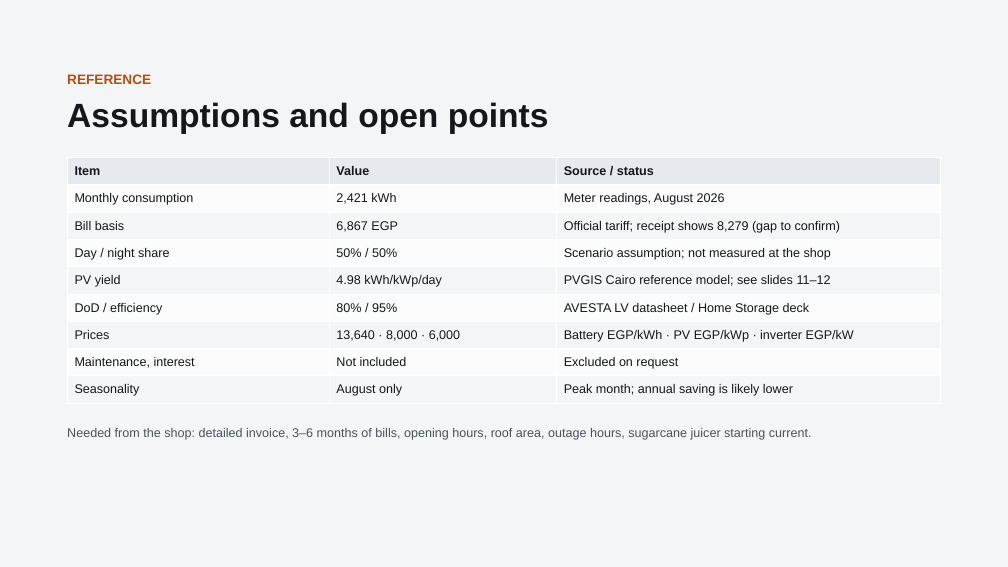
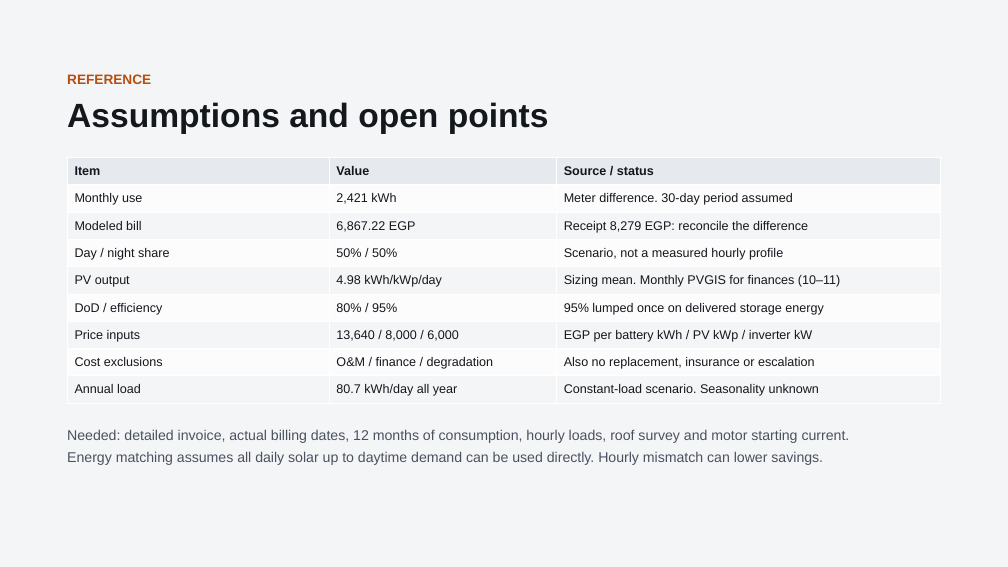
Before and after one commit to boodyelkady1998-sudo/avesta-bess-sizing-tool, a slide deck: slide 9 of El_Mo3alem_Juice_Shop_Solar_BESS.pptx (slide 10 before the commit). Drawn at 1008x567 pixels with LibreOffice and Linux fonts; fonts in the diff are those of the drawing. Boxes give left, top, right and bottom in pixels: in the first picture for what was removed or moved away, otherwise in the second. Text is boxed around its words. In the diff, an @@ line names an element or a change of style, - is before the commit and + after.

```diff
--- a/El_Mo3alem_Juice_Shop_Solar_BESS.pptx
+++ b/El_Mo3alem_Juice_Shop_Solar_BESS.pptx
@@ table at [67, 157, 941, 403] @@
-row 2, column 1: Monthly consumption
+row 2, column 1: Monthly use
-row 2, column 3: Meter readings, August 2026
+row 2, column 3: Meter difference. 30-day period assumed
-row 3: Bill basis | 6,867 EGP | Official tariff; receipt shows 8,279 (gap to confirm)
+row 3: Modeled bill | 6,867.22 EGP | Receipt 8,279 EGP: reconcile the difference
-row 4, column 3: Scenario assumption; not measured at the shop
+row 4, column 3: Scenario, not a measured hourly profile
-row 5, column 1: PV yield
+row 5, column 1: PV output
-row 5, column 3: PVGIS Cairo reference model; see slides 11–12
+row 5, column 3: Sizing mean. Monthly PVGIS for finances (10–11)
-row 6, column 3: AVESTA LV datasheet / Home Storage deck
+row 6, column 3: 95% lumped once on delivered storage energy
-row 7: Prices | 13,640 · 8,000 · 6,000 | Battery EGP/kWh · PV EGP/kWp · inverter EGP/kW
+row 7: Price inputs | 13,640 / 8,000 / 6,000 | EGP per battery kWh / PV kWp / inverter kW
-row 8: Maintenance, interest | Not included | Excluded on request
+row 8: Cost exclusions | O&M / finance / degradation | Also no replacement, insurance or escalation
-row 9: Seasonality | August only | Peak month; annual saving is likely lower
+row 9: Annual load | 80.7 kWh/day all year | Constant-load scenario. Seasonality unknown
@@ text at [67, 429, 850, 465]: text changed; size 12 to 13.5 pt @@
-Needed from the shop: detailed invoice, 3–6 months of bills, opening hours, roof area, outage hours, sugarcane juicer starting current.
+Needed: detailed invoice, actual billing dates, 12 months of consumption, hourly loads, roof survey and motor starting current.
+Energy matching assumes all daily solar up to daytime demand can be used directly. Hourly mismatch can lower savings.
```
Also in this commit, not shown: 8 other slides changed, 1 slide removed.
